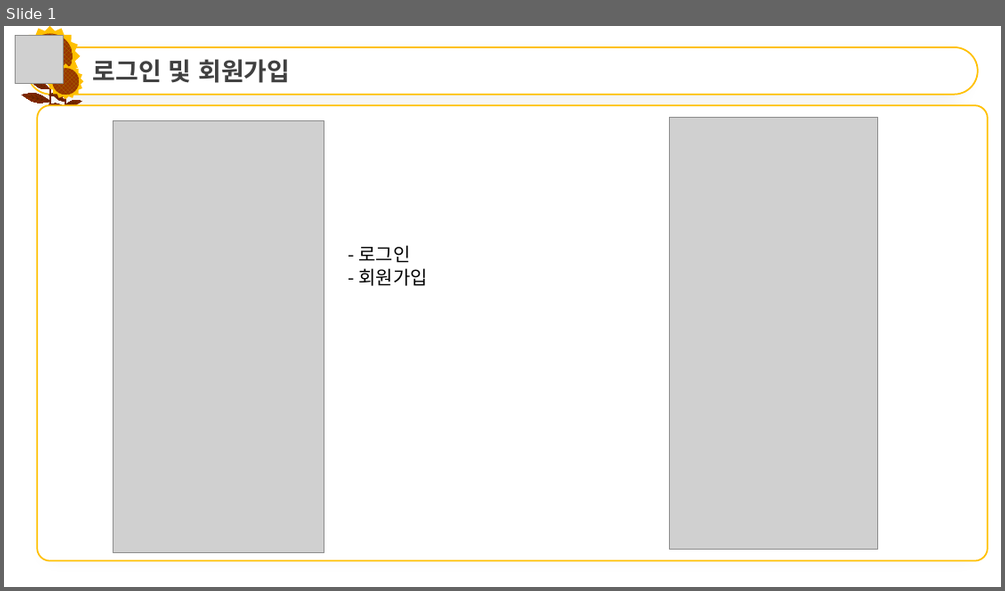
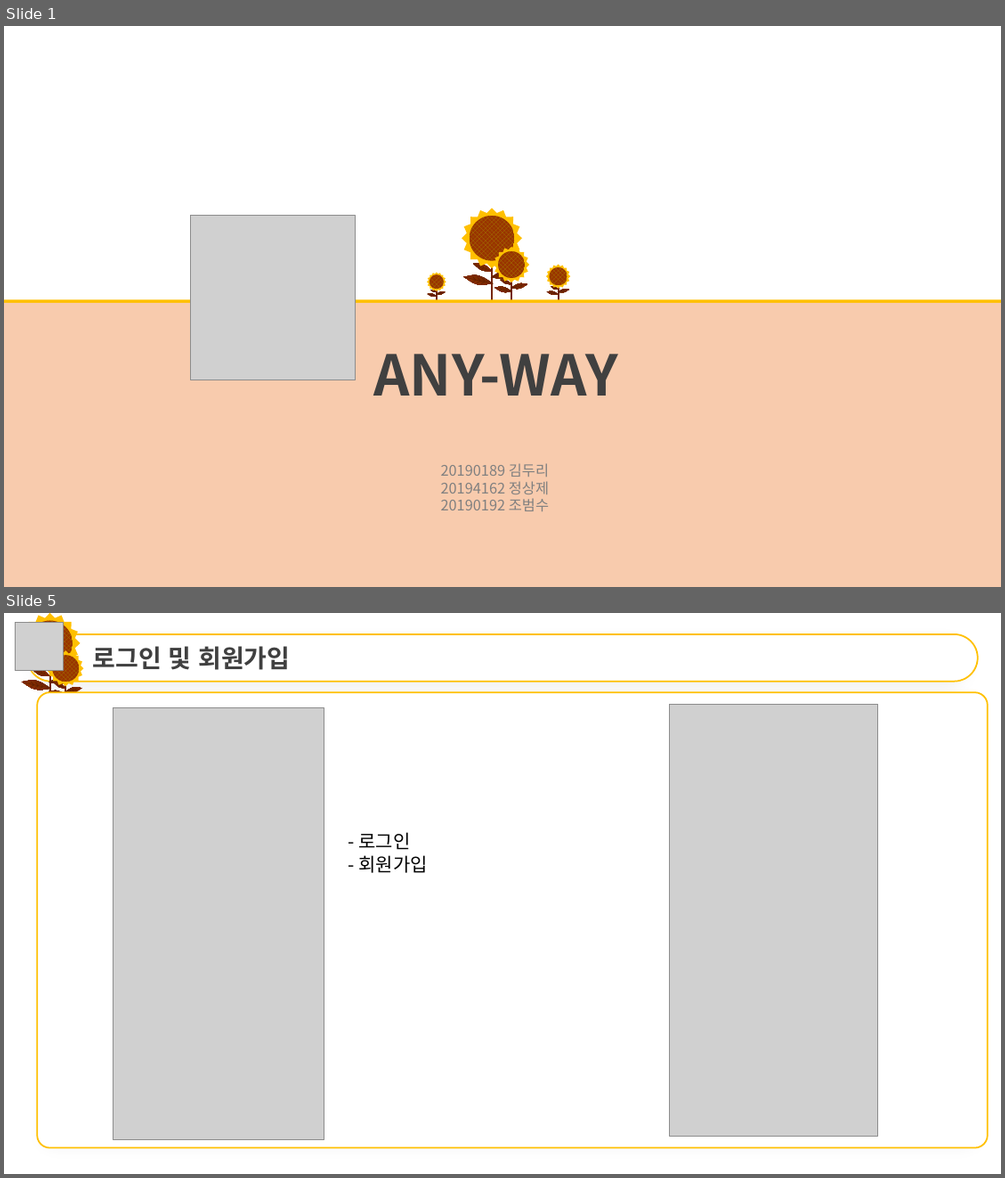
Before and after one commit to sanggae4133/capstone_1_ANY_WAY, a slide deck: 사용설명.pptx. Shown one above the other, each under a label of ours: slide 1 before the commit, slides 1 and 5 after it; the slides between them are not shown. The pictures are 1005x591 and 1005x1178 pixels, drawn with LibreOffice and Linux fonts; fonts in the diff are those of the drawing; grey boxes stand for pictures. Boxes give left, top, right and bottom in pixels: in the first picture for what was removed or moved away, otherwise in the second. Text is boxed around its words. In the diff, an @@ line names an element or a change of style, - is before the commit and + after.

```diff
--- a/사용설명.pptx
+++ b/사용설명.pptx
@@ slide 1 added at bbox=[4, 26, 1001, 587], background #FFFFFF @@
@@ picture added at bbox=[190, 216, 355, 379] @@
@@ group added at bbox=[461, 208, 522, 303]: 24 freeform shapes, 1 line, 1 star, 1 ellipse @@
@@ group added at bbox=[494, 247, 530, 303]: 24 freeform shapes, 1 line, 1 star, 1 ellipse @@
@@ rectangle added at bbox=[4, 303, 1001, 587], fill #F8CBAD, 54 pt, text #404040, bold @@
+ANY-WAY
@@ group added at bbox=[427, 272, 446, 302]: 24 freeform shapes, 1 line, 1 star, 1 ellipse @@
@@ group added at bbox=[546, 265, 570, 302]: 24 freeform shapes, 1 line, 1 star, 1 ellipse @@
@@ text added at bbox=[441, 463, 549, 511], 14 pt, text #808080 @@
+20190189 김두리
+20194162 정상제
+20190192 조범수
@@ what was slide 1 is now slide 5 @@
```
Also in this commit, not shown: 4 slides changed, 9 other slides added, 2 other files.
